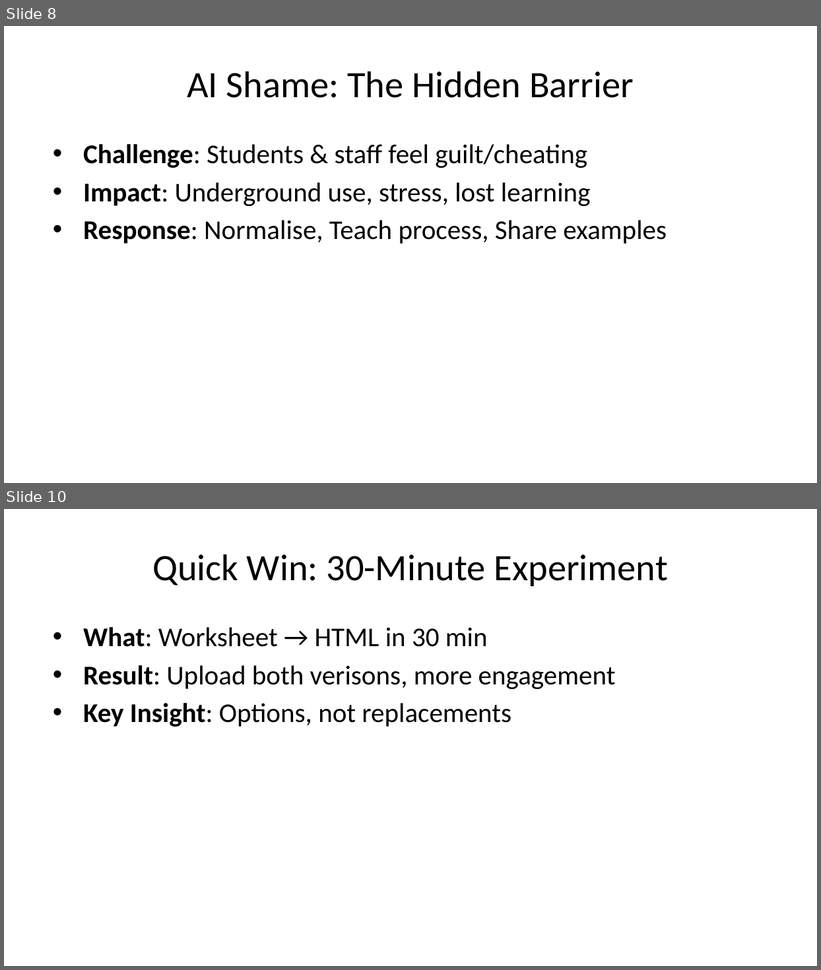
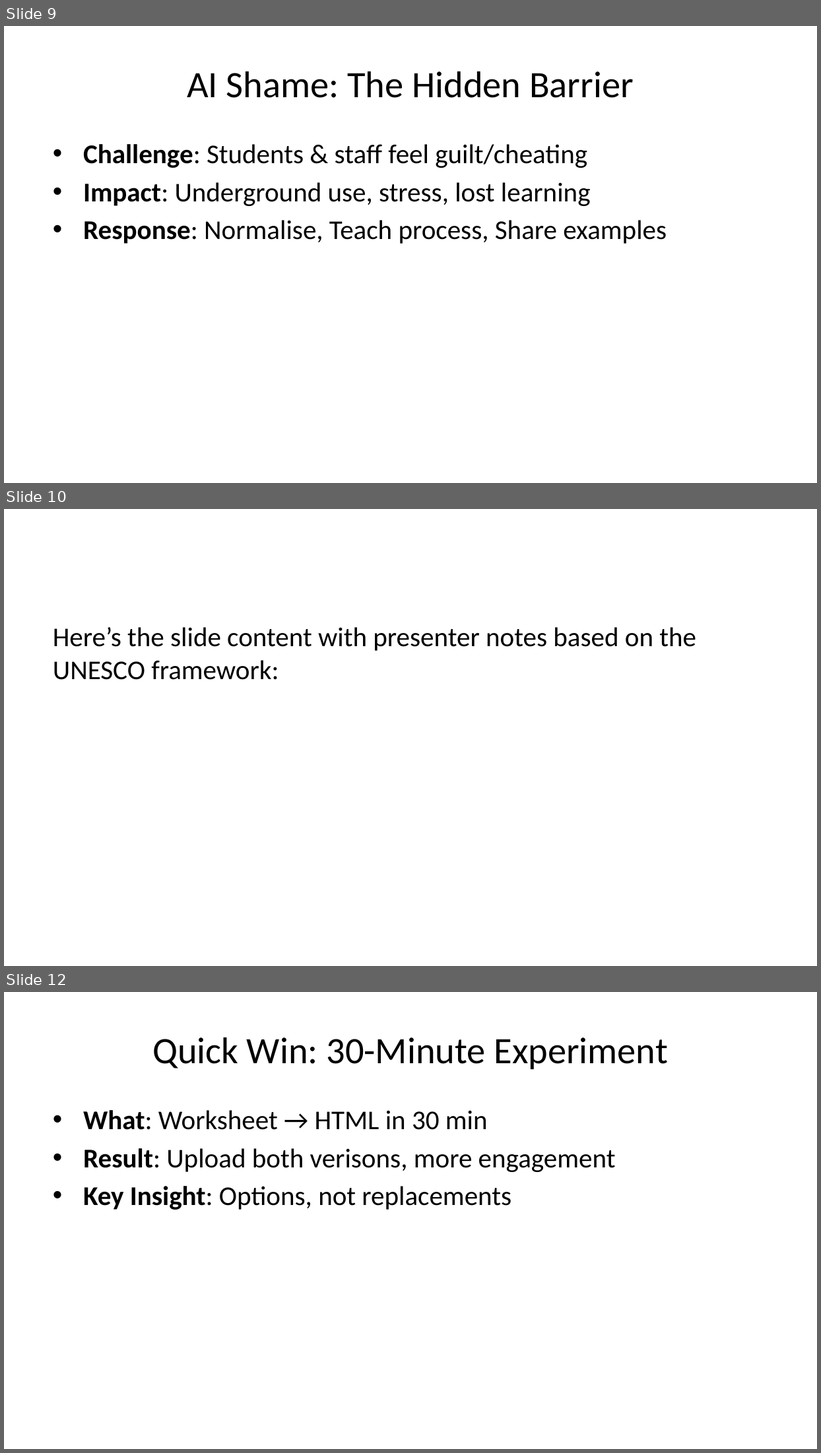
Before and after one commit to michael-borck/AI-in-the-Curriculum, a slide deck: cl-ai-in-the-curriculum.pptx. Shown one above the other, each under a label of ours: slides 8 and 10 before the commit, slides 9, 10 and 12 after it; the slides between them are not shown. The pictures are 821x970 and 821x1453 pixels, drawn with LibreOffice and Linux fonts; fonts in the diff are those of the drawing. Boxes give left, top, right and bottom in pixels: in the first picture for what was removed or moved away, otherwise in the second. Text is boxed around its words. In the diff, an @@ line names an element or a change of style, - is before the commit and + after.

```diff
--- a/cl-ai-in-the-curriculum.pptx
+++ b/cl-ai-in-the-curriculum.pptx
@@ slide 10 added at box(4, 509, 817, 966), background #FFFFFF @@
@@ text added at box(53, 627, 696, 680), 24 pt, text #000000 @@
+Here’s the slide content with presenter notes based on the UNESCO framework:
@@ what was slide 8 is now slide 9 @@
@@ what was slide 10 is now slide 12 @@
```
Also in this commit, not shown: 2 slides changed, 2 other slides added, 1 slide removed, 6 other files.
